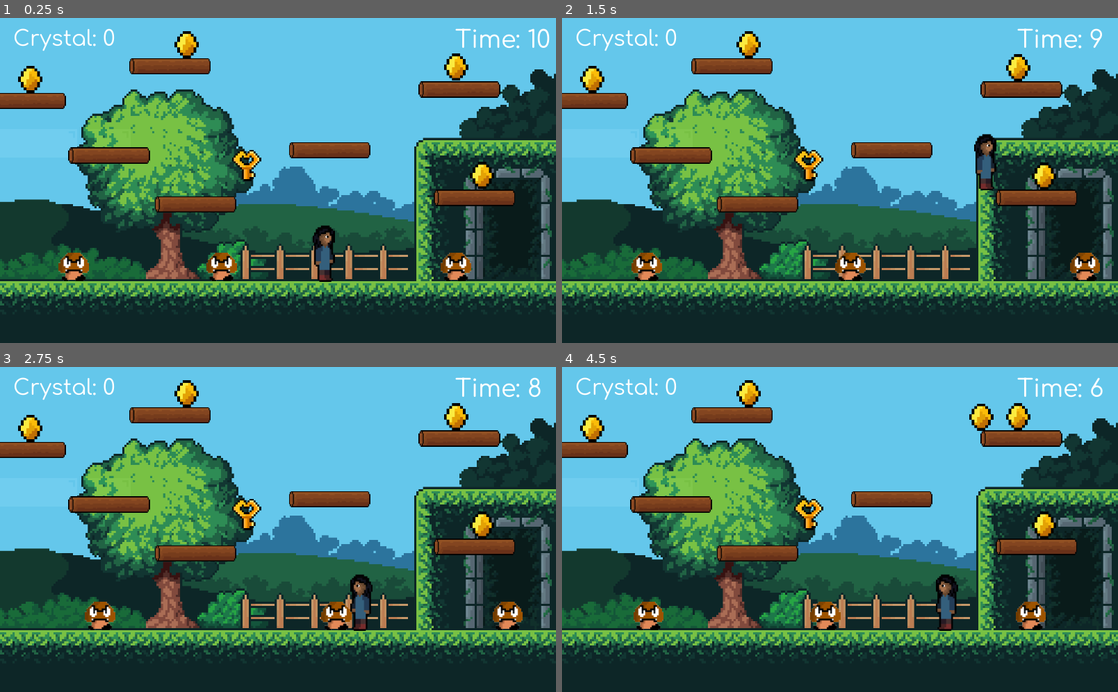
Above: before the commit, frames 1-4 (two rows, left to right).
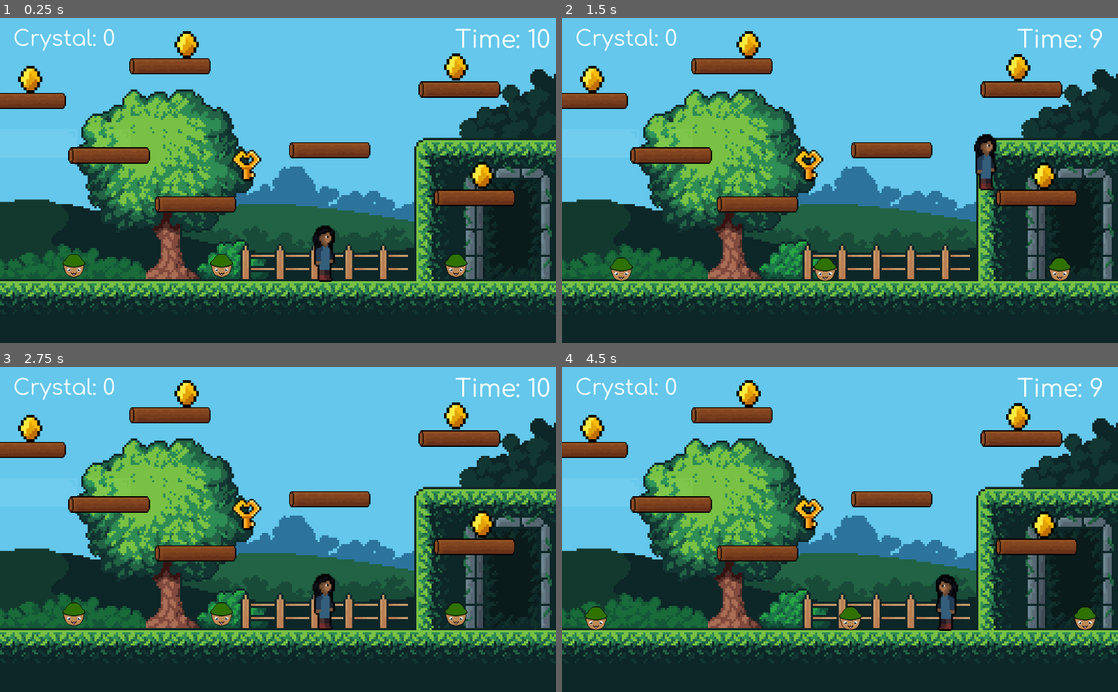
Above: after the commit, the same moments.

Repository: caffebd/sayem-platform
Game: Godot game, scene res://scenes/World.tscn
Same seed, same stepped clock (60 frames per second), same inputs: the game is played once before the commit and once after it.
Inputs:
- Up to frame 1 (0.25 s): no input
- Up to frame 2 (1.5 s): hold D (right) from 0.53 s (still down); tap W (jump) at 0.77 s
- Up to frame 3 (2.75 s): tap W (jump) at 1.52 s; release D (right) at 2.03 s; hold A (left) from 2.03 s (still down)
- Up to frame 4 (4.5 s): release A (left) at 2.78 s; hold D (right) 2.78-4.28 s; tap W (jump) at 3.02, 3.77 s; hold A (left) from 4.28 s (still down)

The runs differ from the first frame. In frame 1, 1.1% of the frame differs, in the area x 10-85%, y 72-81%; in frame 2, 1.8%; in frame 3, 3.0%, in the area x 11-99%, y 3-82%; in frame 4, 2.1%.

Commit message:
playerdie

Diff:
--- a/scenes/goomba.tscn
+++ b/scenes/goomba.tscn
@@ -1,10 +1,16 @@
-[gd_scene load_steps=4 format=2]
+[gd_scene load_steps=6 format=2]
 
 [ext_resource path="res://assets/player/goomba.png" type="Texture" id=1]
 [ext_resource path="res://scripts/goomba.gd" type="Script" id=2]
 
 [sub_resource type="RectangleShape2D" id=1]
-extents = Vector2( 27.5, 26 )
+extents = Vector2( 11, 6 )
+
+[sub_resource type="RectangleShape2D" id=2]
+extents = Vector2( 21, 10.5 )
+
+[sub_resource type="RectangleShape2D" id=3]
+extents = Vector2( 10.5, 6.5 )
 
 [node name="goomba" type="KinematicBody2D"]
 script = ExtResource( 2 )
@@ -14,9 +20,24 @@
 texture = ExtResource( 1 )
 
 [node name="CollisionShape2D" type="CollisionShape2D" parent="."]
-position = Vector2( 0.5, 0 )
+position = Vector2( 0, 13 )
 shape = SubResource( 1 )
 
 [node name="walkTime" type="Timer" parent="."]
 
+[node name="killPlayer" type="Area2D" parent="."]
+
+[node name="CollisionShape2D" type="CollisionShape2D" parent="killPlayer"]
+position = Vector2( 0, -0.5 )
+shape = SubResource( 2 )
+
+[node name="enemyDie" type="Area2D" parent="."]
+position = Vector2( 0, -0.5 )
+
+[node name="CollisionShape2D" type="CollisionShape2D" parent="enemyDie"]
+position = Vector2( -0.5, -17 )
+shape = SubResource( 3 )
+
 [connection signal="timeout" from="walkTime" to="." method="_on_walkTime_timeout"]
+[connection signal="body_entered" from="killPlayer" to="." method="_on_killPlayer_body_entered"]
+[connection signal="body_entered" from="enemyDie" to="." method="_on_enemyDie_body_entered"]
--- a/scripts/goomba.gd
+++ b/scripts/goomba.gd
@@ -23,3 +23,13 @@
 
 func _on_walkTime_timeout():
 	walk_speed *= -1
+
+
+func _on_enemyDie_body_entered(body):
+	if body.is_in_group("player"):
+		queue_free()
+
+
+func _on_killPlayer_body_entered(body):
+	if body.is_in_group("player"):
+		get_tree().reload_current_scene()
Binary file added: assets/player/goomba.aseprite
Binary file changed: assets/player/goomba.png
